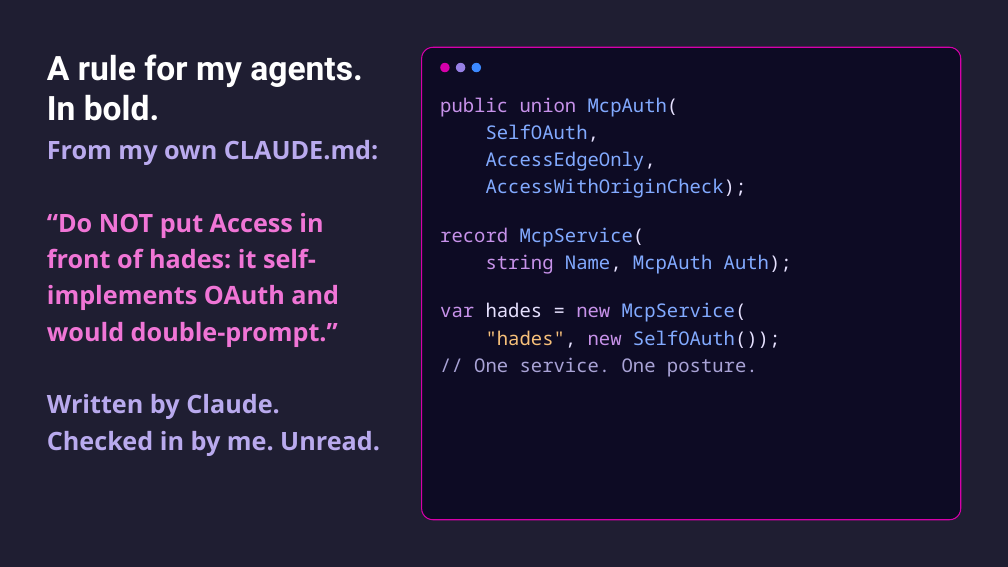
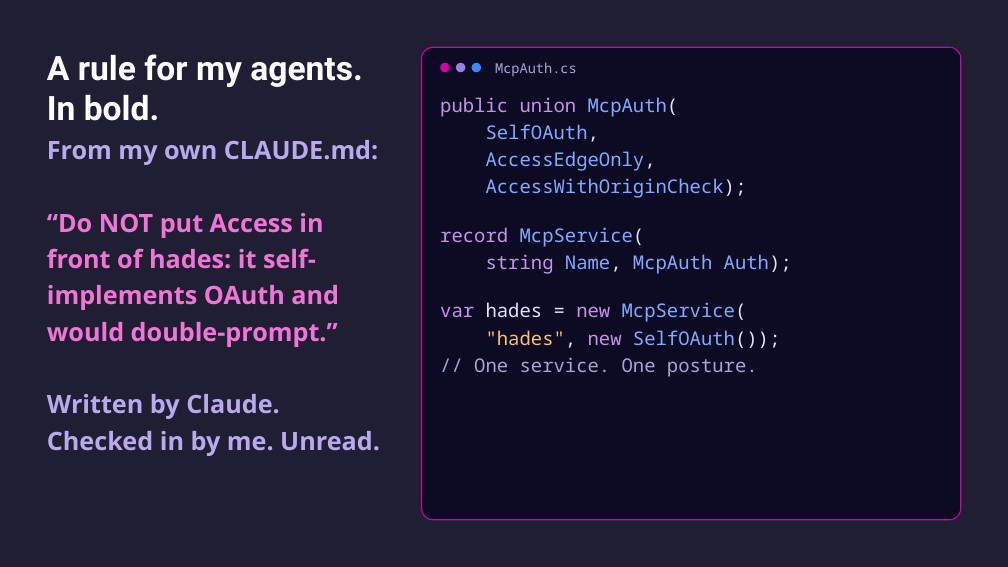
Before and after one commit to CamSoper/infrastructure-as-actual-code, a slide deck: slide 12 of slides/infrastructure-as-actual-code.pptx. Drawn at 1008x567 pixels with LibreOffice and Linux fonts; fonts in the diff are those of the drawing. Boxes give left, top, right and bottom in pixels: in the first picture for what was removed or moved away, otherwise in the second. Text is boxed around its words. In the diff, an @@ line names an element or a change of style, - is before the commit and + after.

```diff
--- a/slides/infrastructure-as-actual-code.pptx
+++ b/slides/infrastructure-as-actual-code.pptx
@@ text added at (x1=495, y1=62, x2=577, y2=76), 13 pt, text #A9A3D6 @@
+McpAuth.cs
```
Also in this commit, not shown: 1 other slide changed, 1 other file.
